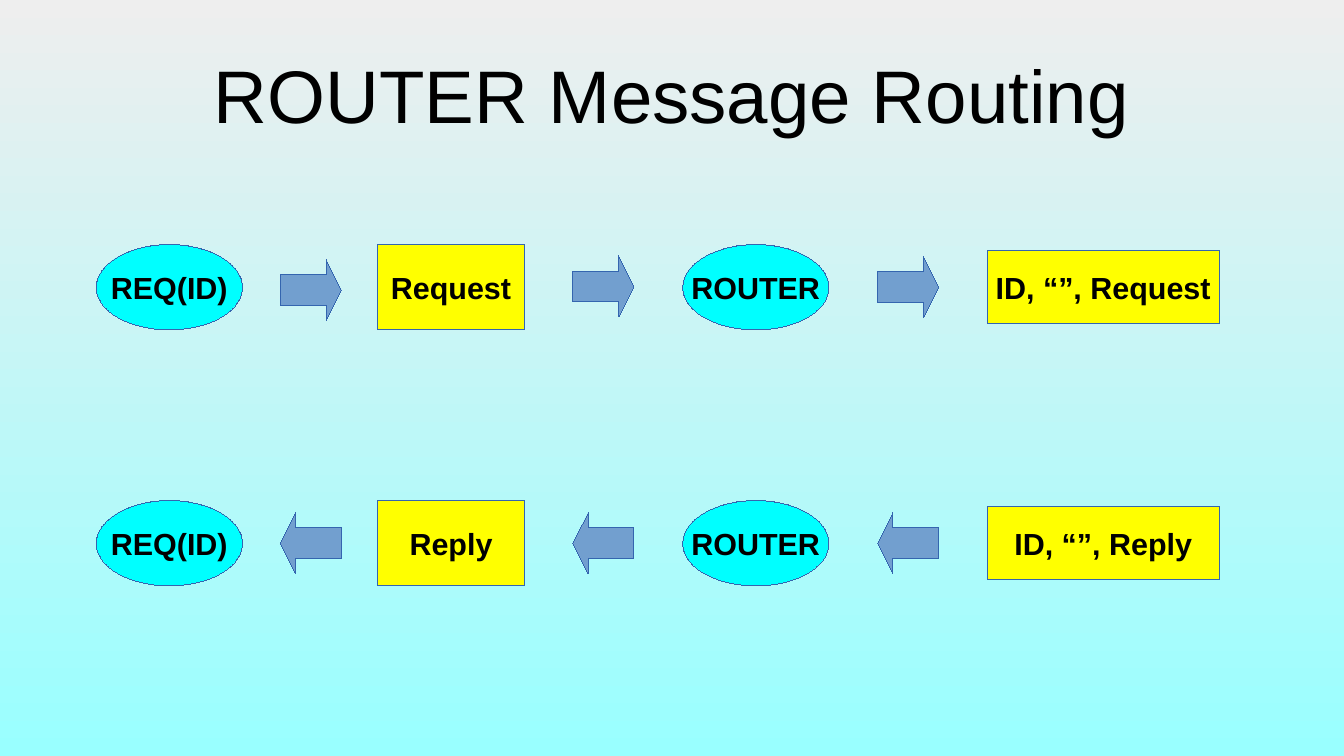
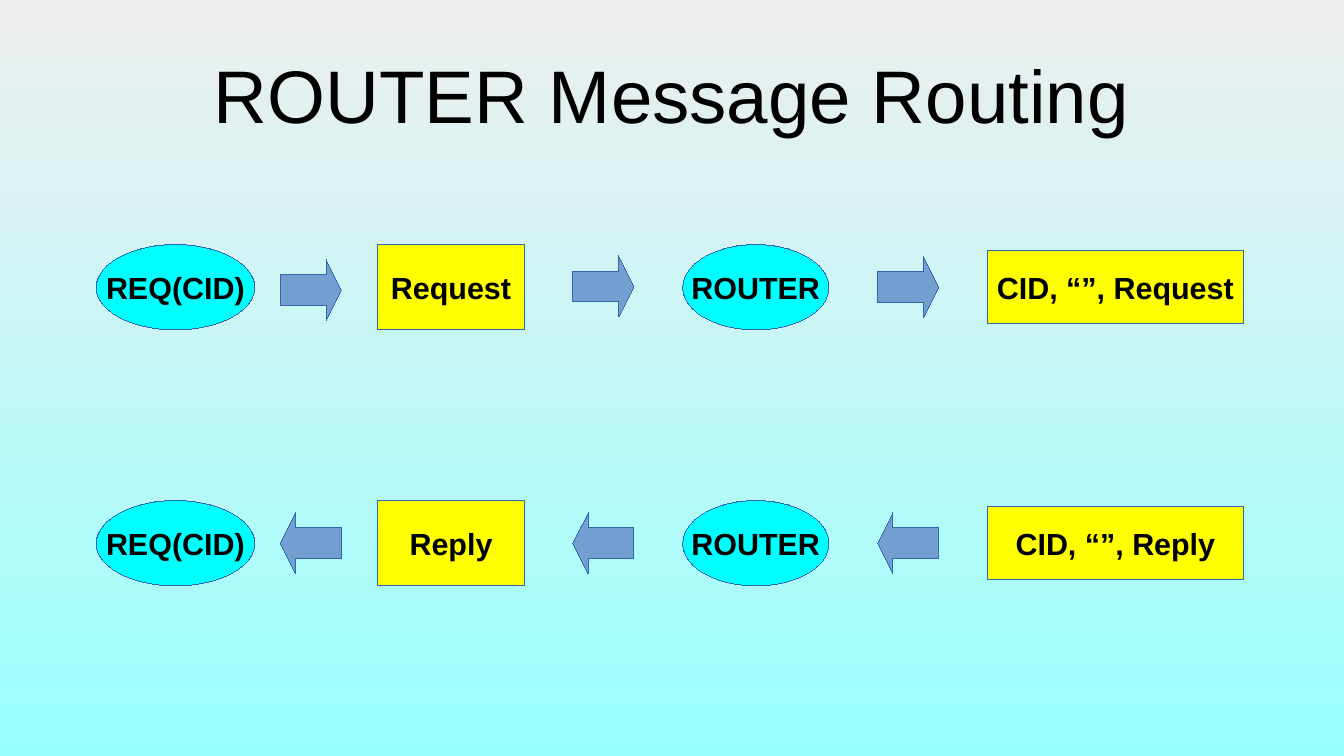
Before and after one commit to dllaurence/zeromq-presentation, a slide deck: slide 48 of presentation.odp. Drawn at 1344x756 pixels with LibreOffice and Linux fonts; fonts in the diff are those of the drawing. Boxes give left, top, right and bottom in pixels: in the first picture for what was removed or moved away, otherwise in the second. Text is boxed around its words. In the diff, an @@ line names an element or a change of style, - is before the commit and + after.

```diff
--- a/presentation.odp
+++ b/presentation.odp
@@ ellipse "REQ(CID)": place and size @@
-ellipse "REQ(CID)" at (96,245,243,331)
+ellipse "REQ(CID)" at (96,245,255,331)
@@ rectangle "CID, “”, Request": place and size @@
-rectangle "CID, “”, Request" at (988,251,1220,324)
+rectangle "CID, “”, Request" at (988,251,1244,324)
@@ text in ellipse at (106,277,245,305): text changed @@
-REQ(ID)
+REQ(CID)
@@ text in rectangle at (997,277,1234,305): text changed @@
-ID, “”, Request
+CID, “”, Request
@@ ellipse "REQ(CID)": place and size @@
-ellipse "REQ(CID)" at (96,501,243,587)
+ellipse "REQ(CID)" at (96,501,255,587)
@@ rectangle "CID, “”, Reply": place and size @@
-rectangle "CID, “”, Reply" at (988,507,1220,581)
+rectangle "CID, “”, Reply" at (988,507,1244,581)
@@ text in ellipse at (106,533,245,561): text changed @@
-REQ(ID)
+REQ(CID)
@@ text in rectangle at (1016,533,1215,561): text changed @@
-ID, “”, Reply
+CID, “”, Reply
```
Also in this commit, not shown: 16 other slides changed, 10 slides added, 3 slides removed, 10 other files.
